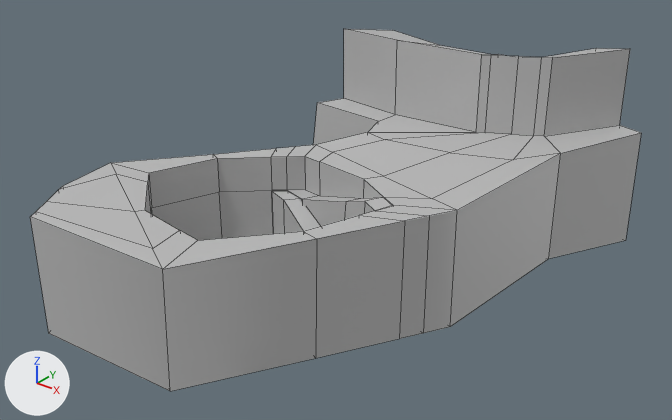
Renders of the FBX model Assets/Terrain/terrain_W2A6.fbx from each side of a commit.
One viewpoint serves both versions: a 50 mm lens placed at (922.0, -1437.0, 303.0), pointed at (586.0, -1018.0, 43.0). The lights are fixed; the arrows at lower left show +X, +Y and +Z. Mesh edges are drawn as thin lines. Where no turn or scale is listed for an object, it has been applied to the vertices. Vertices at the same position are counted once.

Objects in the first picture: 'W2A6_mesh'.
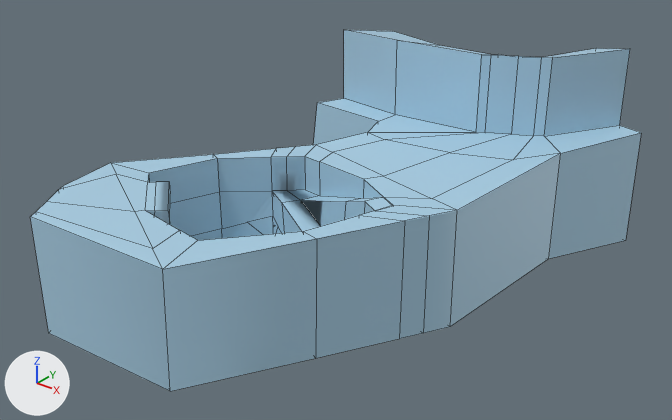
What differs and where, as boxes (x1, y1, x2, y2) in the pictures (672 x 420 px; the box of a moved part takes in the faces that stretch with it):
'W2A6_mesh', reshaped: before (30, 29, 641, 391); after (30, 30, 641, 391)
part 1 of me_mesh, built on: (145, 156, 375, 240) in both
part 2 of me_mesh, moved or reshaped: before (344, 29, 438, 115); after (344, 30, 438, 115)
part 3 of me_mesh, recoloured (grey to blue): (30, 40, 641, 391) in both

What changed in the scene script:
```text
Add mat_w2_shade:
    mat_w2_shade = principled_material('W2_shade')
    mat_w2_shade.base_color = (0.4, 0.625, 0.784)  # blue #aacfe5
Change me_mesh:
    used by ob_w2a6_mesh; location = (697.8, -884.1, 35.8)
    verts and faces of me_mesh; kept vertices keep their numbers, new ones are numbered from 186
    before: 180 (-194.0, -21.0, 88.0) at pixel (343, 28), 181 (-176.0, 15.0, 83.0) at pixel (392, 30)
    remove me_mesh.from_pydata(...)  # 186 vertices, 185 faces; spans x -230.0..18.0, y -298.0..61.0, z -41.0..95.0
    add me_mesh.from_pydata(...)  # 225 vertices, 229 faces; spans x -230.0..18.0, y -298.0..61.0, z -41.0..95.0
    me_mesh part 1
    5 vertices are removed from x -153.0..-128.0, y -153.0..-142.0, z 13.0..15.0
    35 faces are deleted
    37 vertices are added at x -193.0..-50.0, y -260.0..-138.0, z -22.0..40.0
    7 new vertices lie (0.0, 0.0, 12.0) away from vertices in x -183.0..-64.0, y -263.0..-134.0, z -24.0..-20.0
    79 new faces join them
    me_mesh part 2
    add verts[180] = (-194.0, -21.0, 87.0)  # moved, pixel (343, 29)
    add verts[181] = (-176.0, 15.0, 82.0)  # moved, pixel (392, 31)
    me_mesh part 3: 150 faces spanning x -230.0..18.0, y -298.0..61.0, z -41.0..95.0 switch from mat_lambert1 (grey #bcbcbc) to mat_w2_shade (blue #aacfe5)
```
